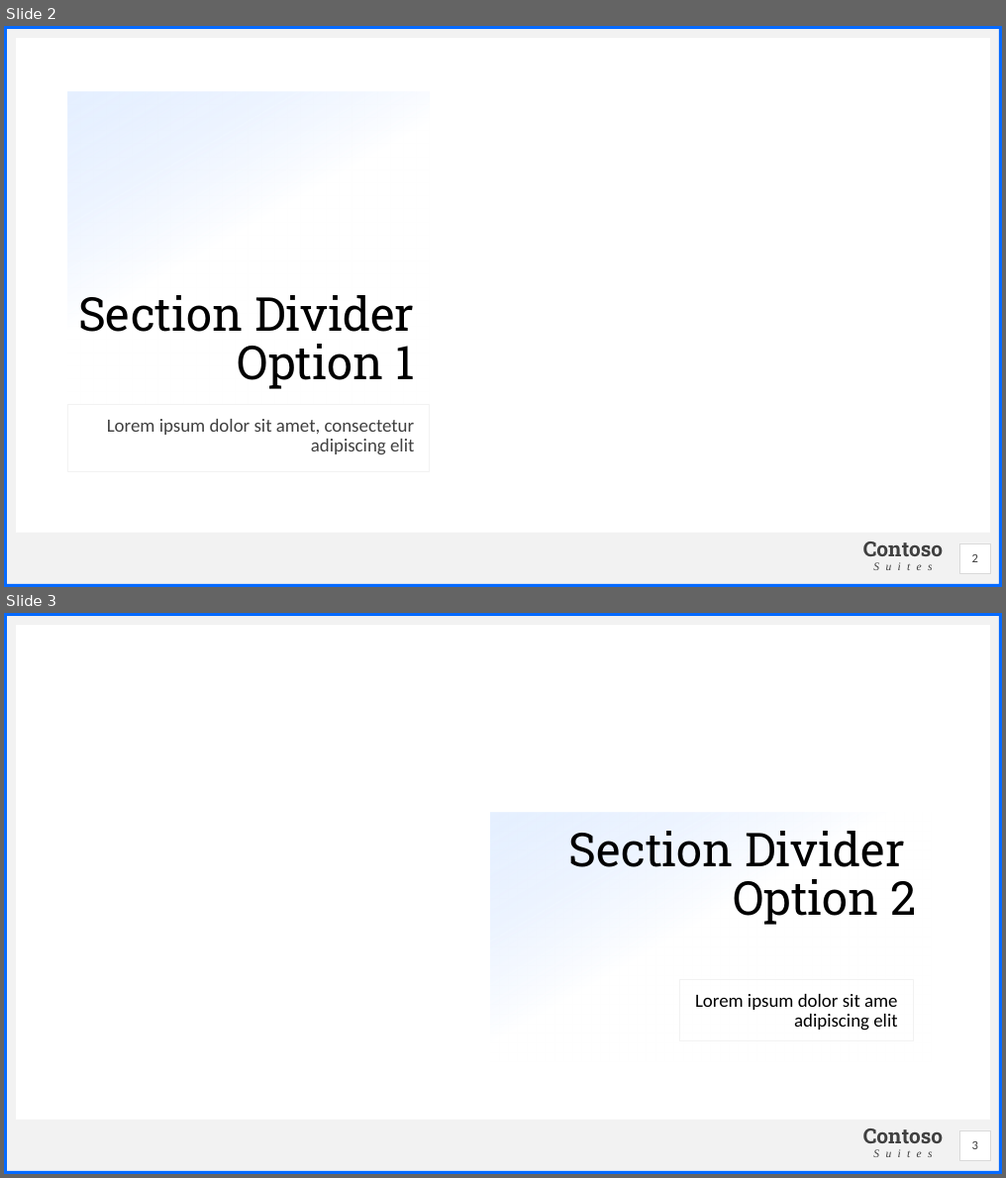
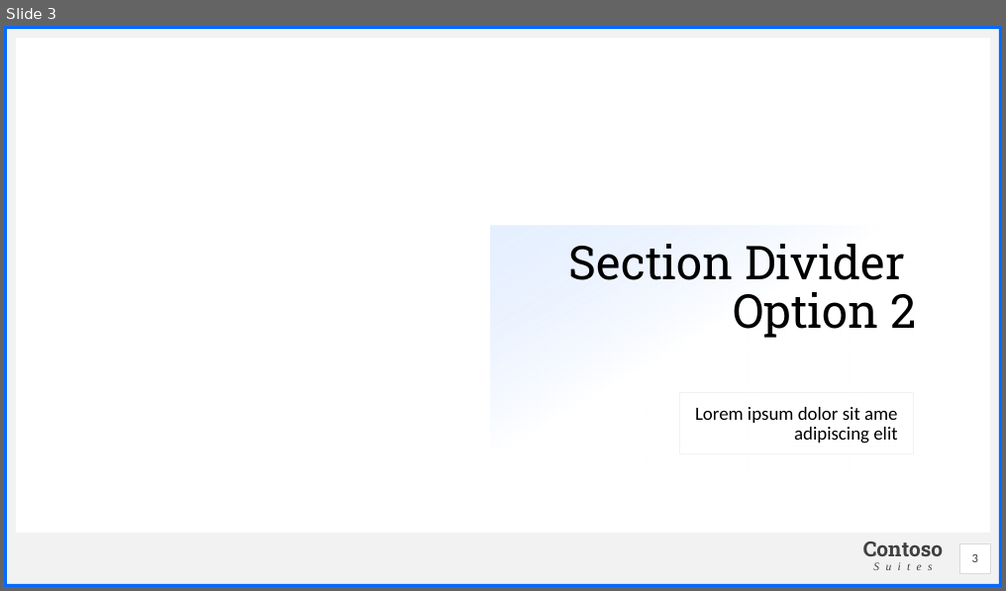
Before and after one commit to ChrisJtron/Polar_Bear_Habitat, a slide deck: BC repo/Polar Bear Tracking.pptx. Shown one above the other, each under a label of ours: slides 2 and 3 before the commit, slide 3 after it. The pictures are 1006x1178 and 1006x591 pixels, drawn with LibreOffice and Linux fonts; fonts in the diff are those of the drawing; background and template pictures are left out. Boxes give left, top, right and bottom in pixels: in the first picture for what was removed or moved away, otherwise in the second. Text is boxed around its words. In the diff, an @@ line names an element or a change of style, - is before the commit and + after.

```diff
--- a/BC repo/Polar Bear Tracking.pptx
+++ b/BC repo/Polar Bear Tracking.pptx
@@ slide 2 removed at (x1=4, y1=26, x2=1002, y2=587), background picture (left out); not listed: 6 template elements that a slide beside it also shows @@
@@ title removed at (x1=67, y1=92, x2=430, y2=405) @@
-Section Divider Option 1
@@ subtitle removed at (x1=67, y1=405, x2=430, y2=472) @@
-Lorem ipsum dolor sit amet, consectetur adipiscing elit
@@ page number removed at (x1=960, y1=544, x2=991, y2=573) @@
-2
```
Also in this commit, not shown: 1 slide changed, 4 slides added, 4 other slides removed, 3 other files.
